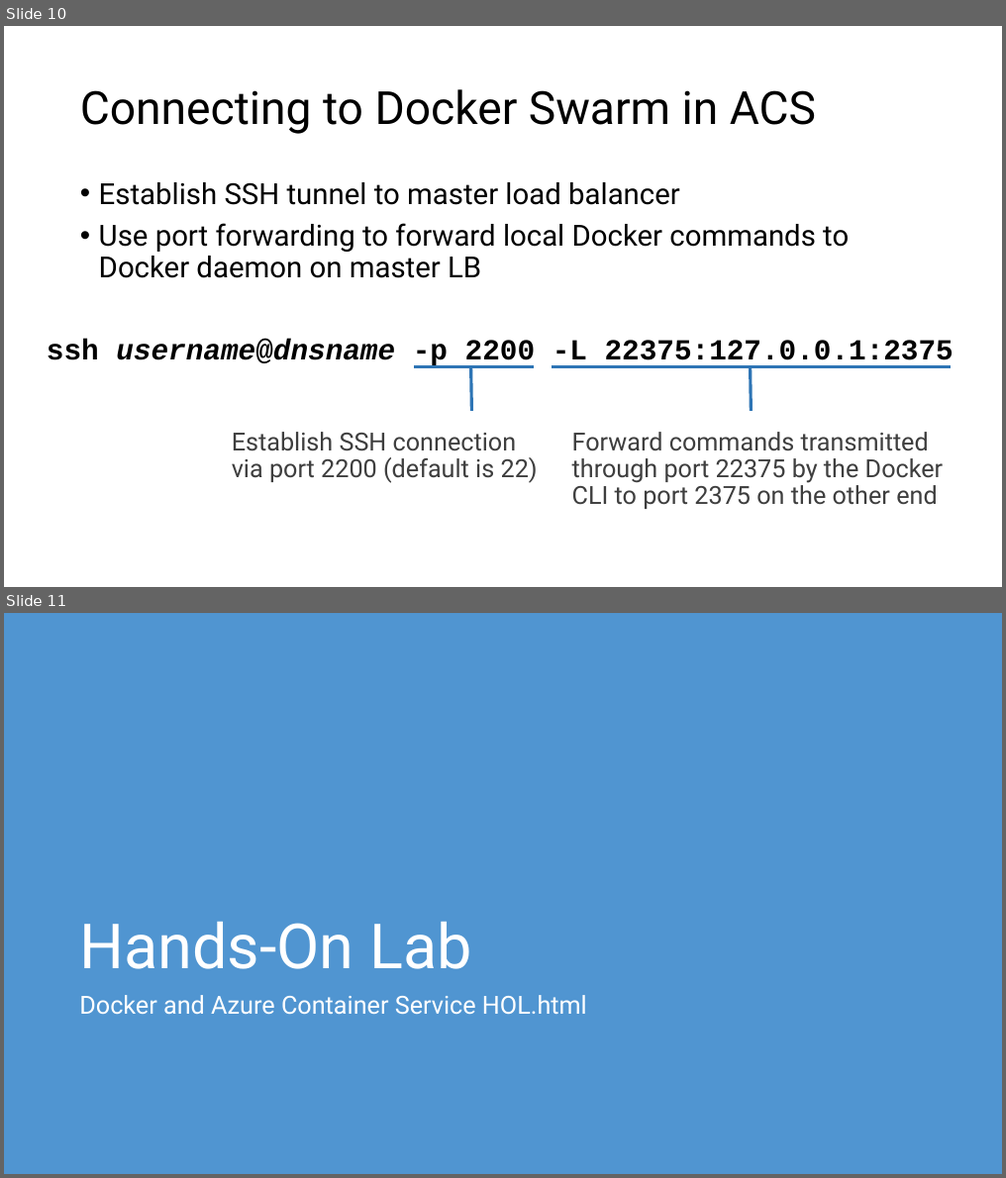
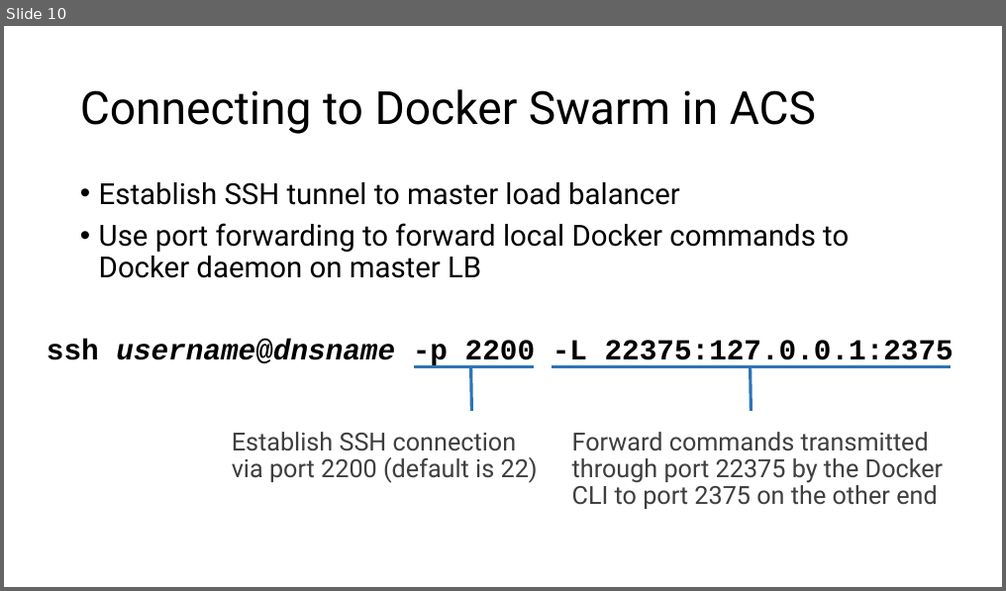
Before and after one commit to wi5nia/TechnicalCommunityContent, a slide deck: Open Dev Framework/Docker/Docker and Azure Container Service.pptx. Shown one above the other, each under a label of ours: slides 10 and 11 before the commit, slide 10 after it. The pictures are 1006x1178 and 1006x591 pixels, drawn with LibreOffice and Linux fonts; fonts in the diff are those of the drawing. Boxes give left, top, right and bottom in pixels: in the first picture for what was removed or moved away, otherwise in the second. Text is boxed around its words. In the diff, an @@ line names an element or a change of style, - is before the commit and + after.

Commit message:
Removed HOL slides from slide decks

```diff
--- a/Open Dev Framework/Docker/Docker and Azure Container Service.pptx
+++ b/Open Dev Framework/Docker/Docker and Azure Container Service.pptx
@@ slide 11 removed at bbox=[4, 613, 1002, 1174], background #5095D1 @@
@@ title removed at bbox=[79, 921, 471, 969] @@
-Hands-On Lab
@@ text removed at bbox=[79, 995, 587, 1014] @@
-Docker and Azure Container Service HOL.html
```
Also in this commit, not shown: 4 other files.
